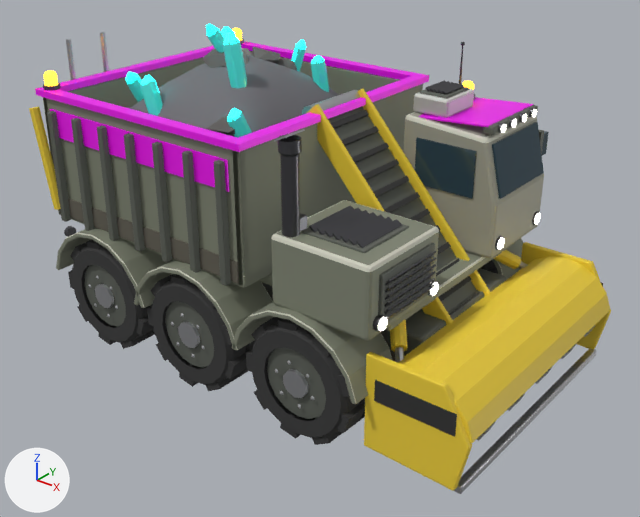
Two versions of the glTF model assets/models/harvester.glb, one commit apart.
One viewpoint serves both versions: a 50 mm lens placed at (4.02, -5.04, 3.87), pointed at (0.1, -0.13, 0.82). The axes (+X, +Y, +Z) are drawn at lower left. The lights are the same throughout. The first picture is the older version. Where no turn or scale is listed for an object, it has been applied to the vertices. Vertices at exactly the same position are counted once.

The first picture shows 'Body', 'CollectorDrum', 'OreLoad', 'Wheel_FL', 'Wheel_FR', 'Wheel_MR', 'Wheel_RR'.
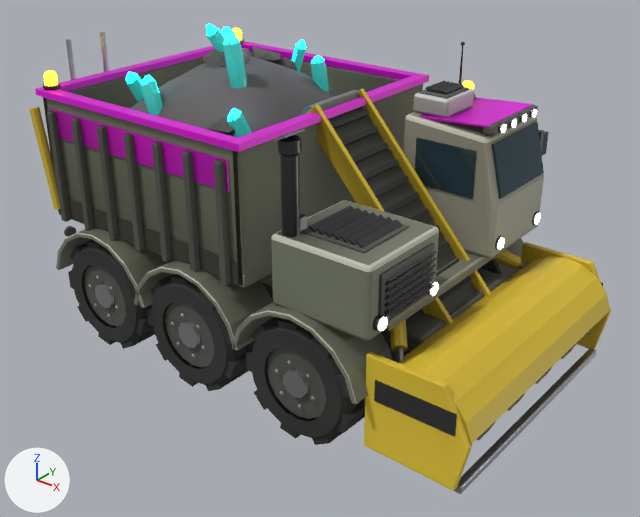
Boxes [x1, y1, x2, y2] around the edits, measured in the pictures (640 x 517 px):
'Body', recoloured
    both: [29, 39, 611, 491]
'OreLoad', recoloured
    both: [125, 40, 339, 138]
part 1 of me_body, added
    after: [43, 52, 505, 361]

The change, as a list of edits to the scene's bpy script:
```text
Change mat_palette:
    add n6 = _N.new('ShaderNodeMix'); n6.name = 'Mix'
    add n6.data_type = 'RGBA'
    add n6.blend_type = 'MULTIPLY'
    add n6.inputs[0].default_value = 1.0  # 'Factor'
    add n7 = _N.new('ShaderNodeVertexColor'); n7.name = 'Color Attribute'
    where n3 = _N.new('ShaderNodeTexImage'); n3.name = 'Image Texture.001'
    where n0 = _N.new('ShaderNodeBsdfPrincipled'); n0.name = 'Principled BSDF'
    remove _L.new(n3.outputs[0], n0.inputs[0])  # 'Color' to 'Base Color'
    add _L.new(n6.outputs[2], n0.inputs[0])  # 'Result' to 'Base Color'
    add _L.new(n7.outputs[0], n6.inputs[7])  # 'Color' to 'B'
    add _L.new(n3.outputs[0], n6.inputs[6])  # 'Color' to 'A'
Change me_body:
    used by ob_body; location = (0.0, 0.0, 0.0)
    remove me_body.from_pydata(...)  # 5119 vertices, 9514 faces; spans x -2.02..2.02, y -1.23..1.36, z 0.08..2.38
    add me_body.from_pydata(...)  # 5225 vertices, 9726 faces; spans x -2.02..2.02, y -1.23..1.36, z 0.08..2.38
    me_body part 1: 106 vertices added at x -1.99..1.33, y -1.11..1.11, z 0.46..1.99
Change me_oreload:
    where me_oreload.from_pydata(...)  # 836 vertices, 1508 faces; spans x -0.96..0.96, y -1.01..1.01, z 0.0..1.43
    used by ob_oreload; location = (-0.85, 0.0, 1.09)
    me_oreload part 2: vertex colours changed
Change me_wheel_fr:
    where me_wheel_fr.from_pydata(...)  # 358 vertices, 572 faces; spans x -0.46..0.46, y -0.204..0.19, z -0.466..0.466
    used by ob_wheel_fr; location = (0.72, -1.0, 0.46)
    me_wheel_fr part 3: vertex colours changed
```
